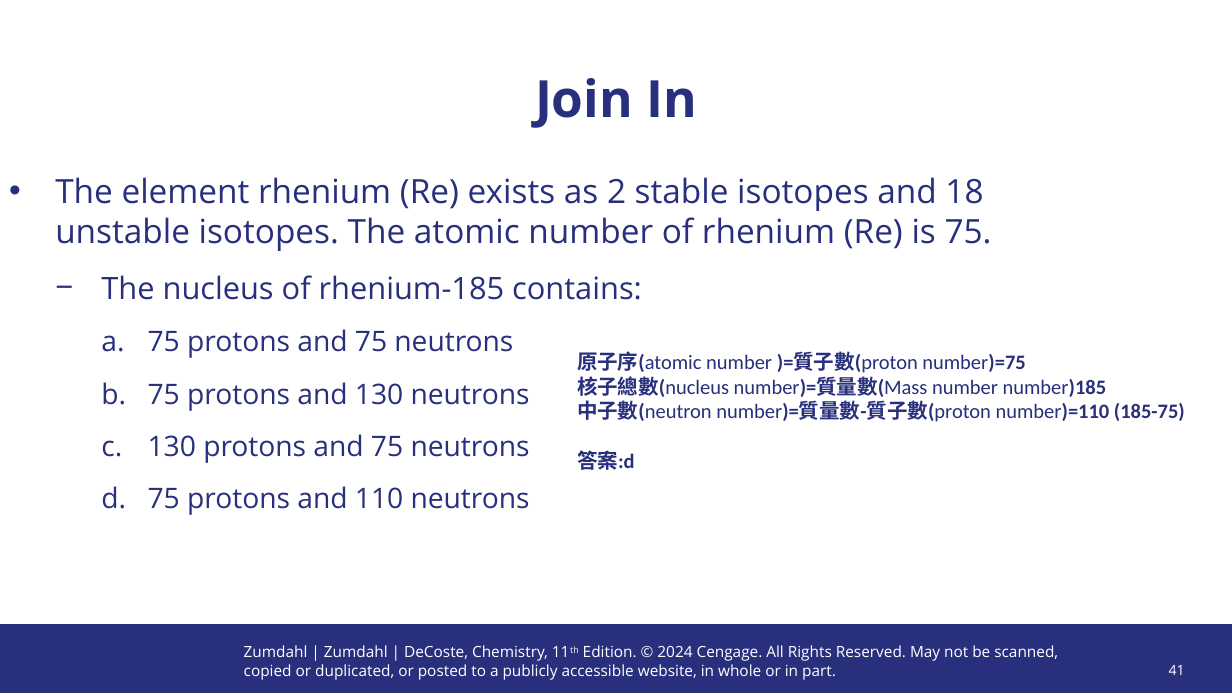
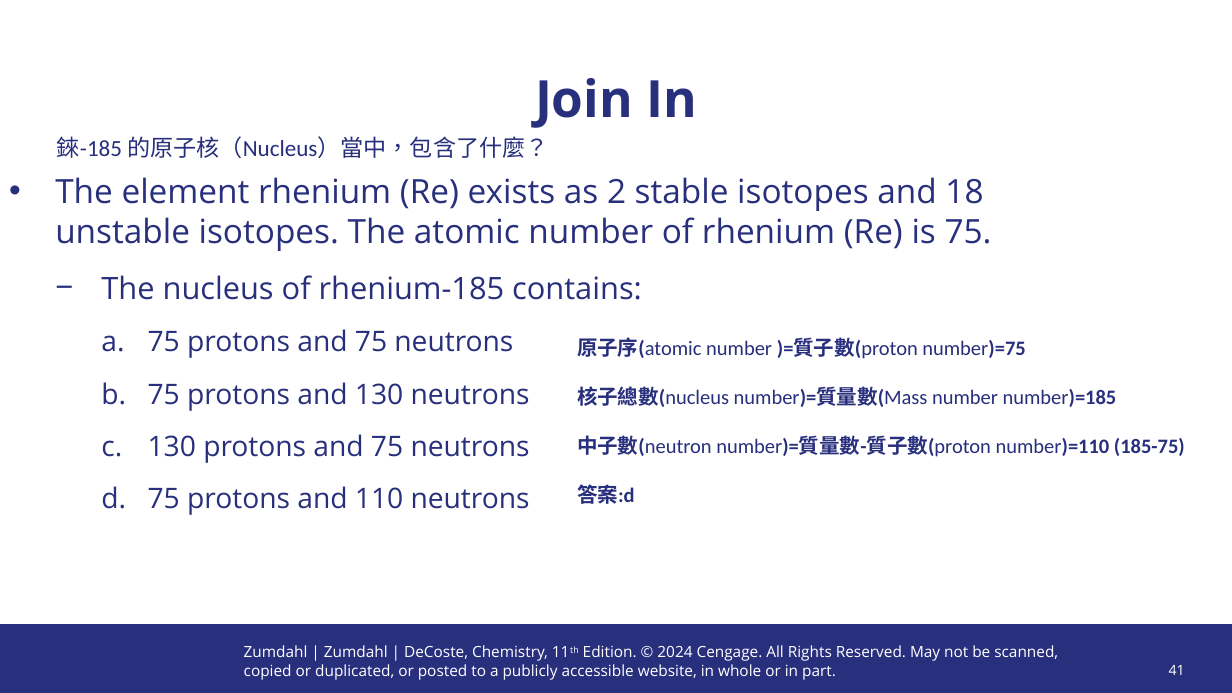
Before and after one commit to XUP45P3/NTUT, a slide deck: slide 41 of 化學（一）/化學-CH2.ppt. Drawn at 1232x693 pixels with LibreOffice and Linux fonts; fonts in the diff are those of the drawing; background and template pictures are left out. Boxes give left, top, right and bottom in pixels: in the first picture for what was removed or moved away, otherwise in the second. Text is boxed around its words. In the diff, an @@ line names an element or a change of style, - is before the commit and + after.

```diff
--- a/化學（一）/化學-CH2.ppt
+++ b/化學（一）/化學-CH2.ppt
@@ text added at [57, 136, 548, 158], 18 pt, text #282F7C @@
+錸-185 的原子核（Nucleus）當中，包含了什麼？
@@ text "原子序(atomic number )=質子數(proton number)=75": place and size @@
-text "原子序(atomic number )=質子數(proton number)=75" at [577, 351, 1185, 470]
+text "原子序(atomic number )=質子數(proton number)=75" at [577, 337, 1185, 504]
@@ text at [577, 386, 1117, 407]: text changed @@
-核子總數(nucleus number)=質量數(Mass number number)185
+核子總數(nucleus number)=質量數(Mass number number)=185
```
Also in this commit, not shown: 11 other slides changed, 10 other files.
